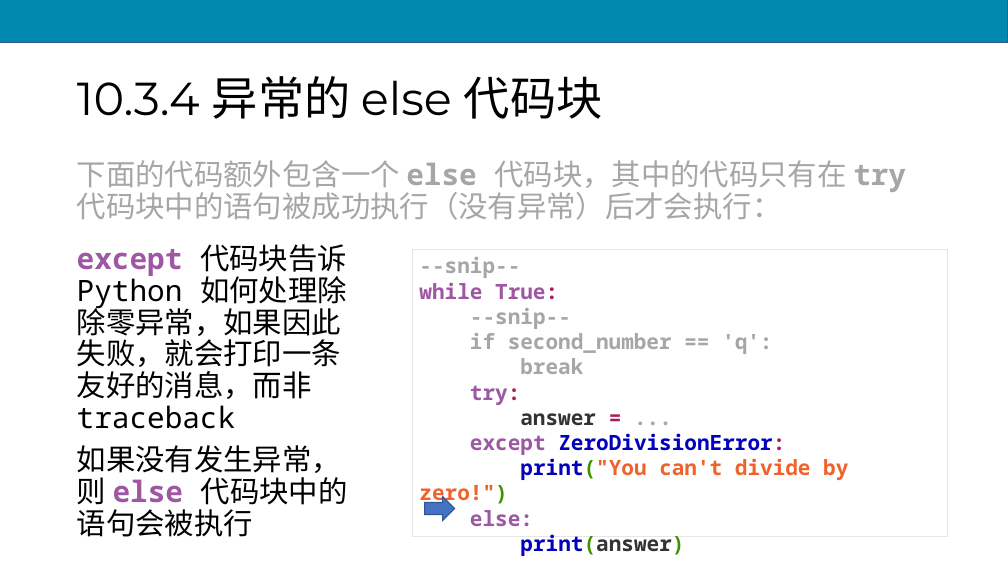
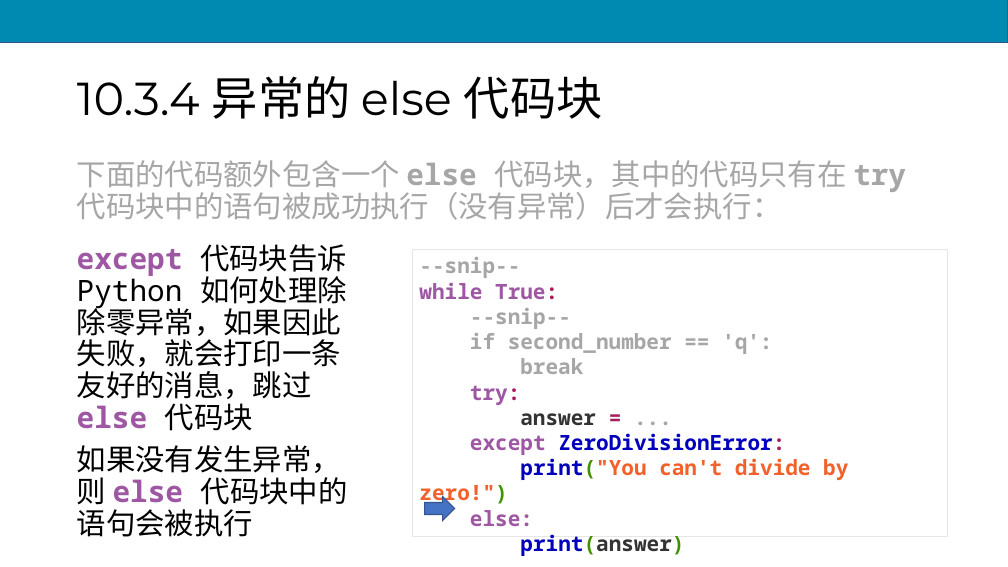
Before and after one commit to scruel/pcc_3e_slides, a slide deck: slide 61 of PPT/python10.pptx (slide 60 before the commit). Drawn at 1008x567 pixels with LibreOffice and Linux fonts; fonts in the diff are those of the drawing. Boxes give left, top, right and bottom in pixels: in the first picture for what was removed or moved away, otherwise in the second. Text is boxed around its words. In the diff, an @@ line names an element or a change of style, - is before the commit and + after.

```diff
--- a/PPT/python10.pptx
+++ b/PPT/python10.pptx
@@ text at bbox=[77, 244, 347, 431]: text changed @@
-except 代码块告诉 Python 如何处理除除零异常，如果因此失败，就会打印一条友好的消息，而非 traceback
+except 代码块告诉 Python 如何处理除除零异常，如果因此失败，就会打印一条友好的消息，跳过 else 代码块
```
Also in this commit, not shown: 9 other slides changed, 1 slide added, 17 other files.
